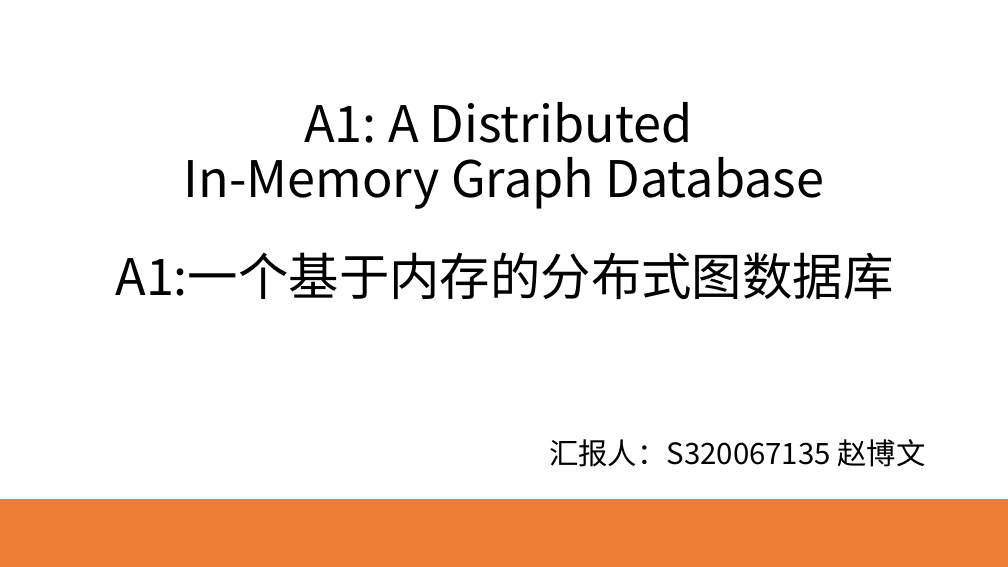
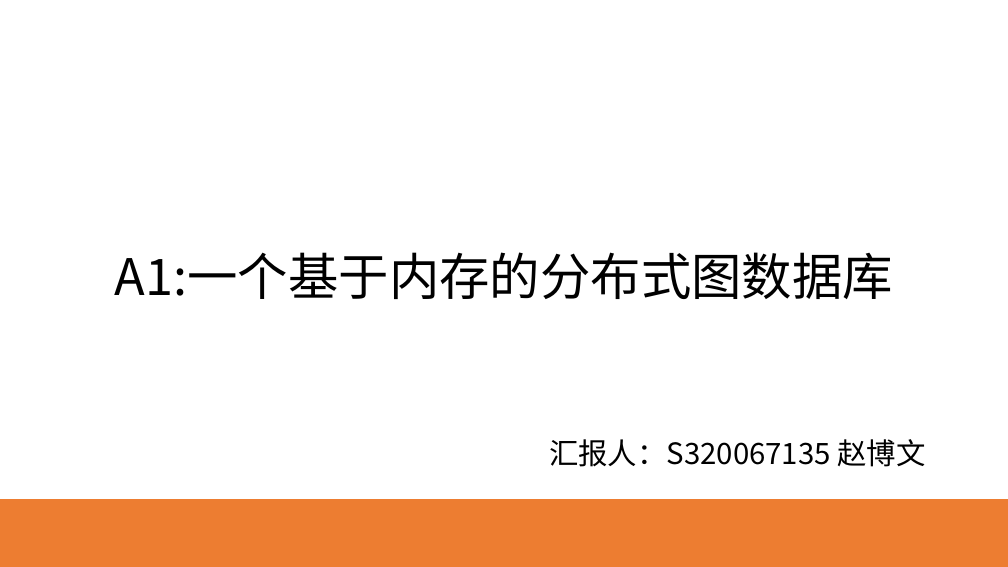
Before and after one commit to HEU-CS/new-database-Yeecoder, a slide deck: slide 1 of S320067135赵博文.pptx. Drawn at 1008x567 pixels with LibreOffice and Linux fonts; fonts in the diff are those of the drawing. Boxes give left, top, right and bottom in pixels: in the first picture for what was removed or moved away, otherwise in the second. Text is boxed around its words. In the diff, an @@ line names an element or a change of style, - is before the commit and + after.

Commit message:
the last version

```diff
--- a/S320067135赵博文.pptx
+++ b/S320067135赵博文.pptx
@@ title removed at bbox=[184, 102, 825, 209] @@
-A1: A Distributed
-In-Memory Graph Database
```
